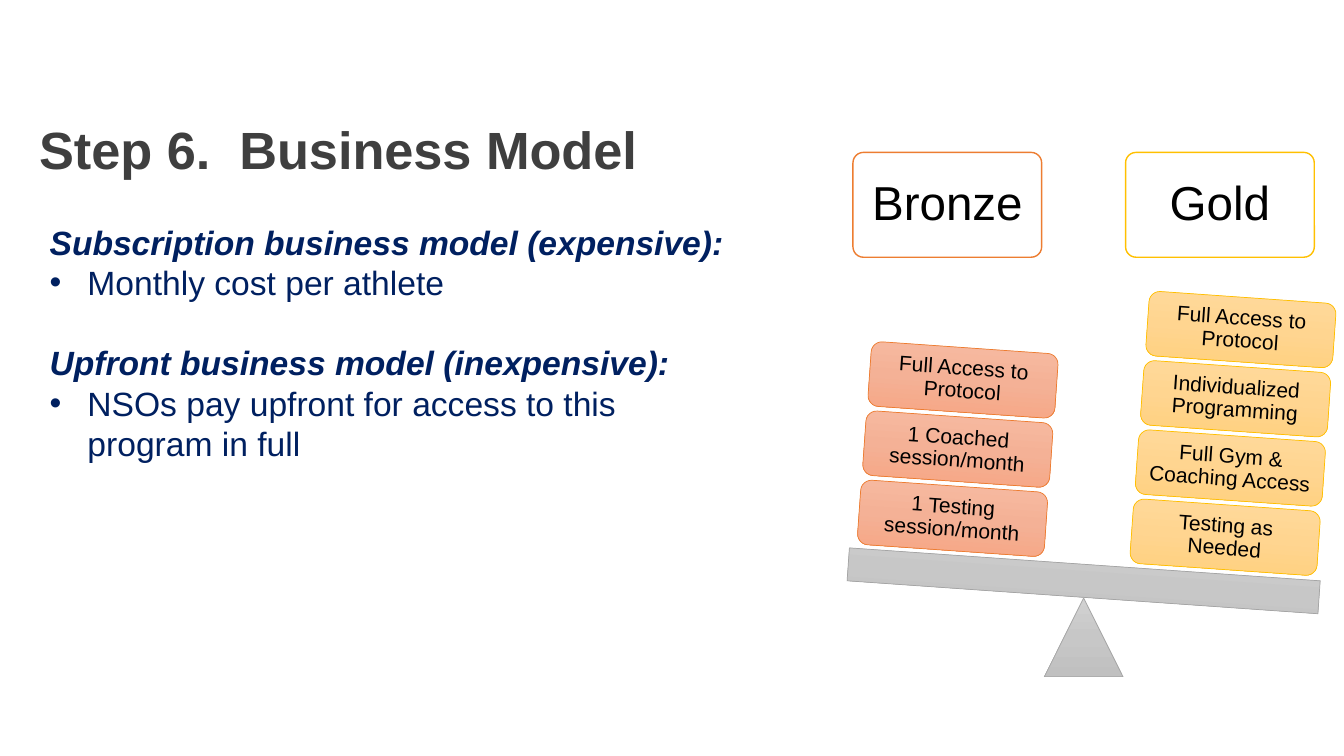
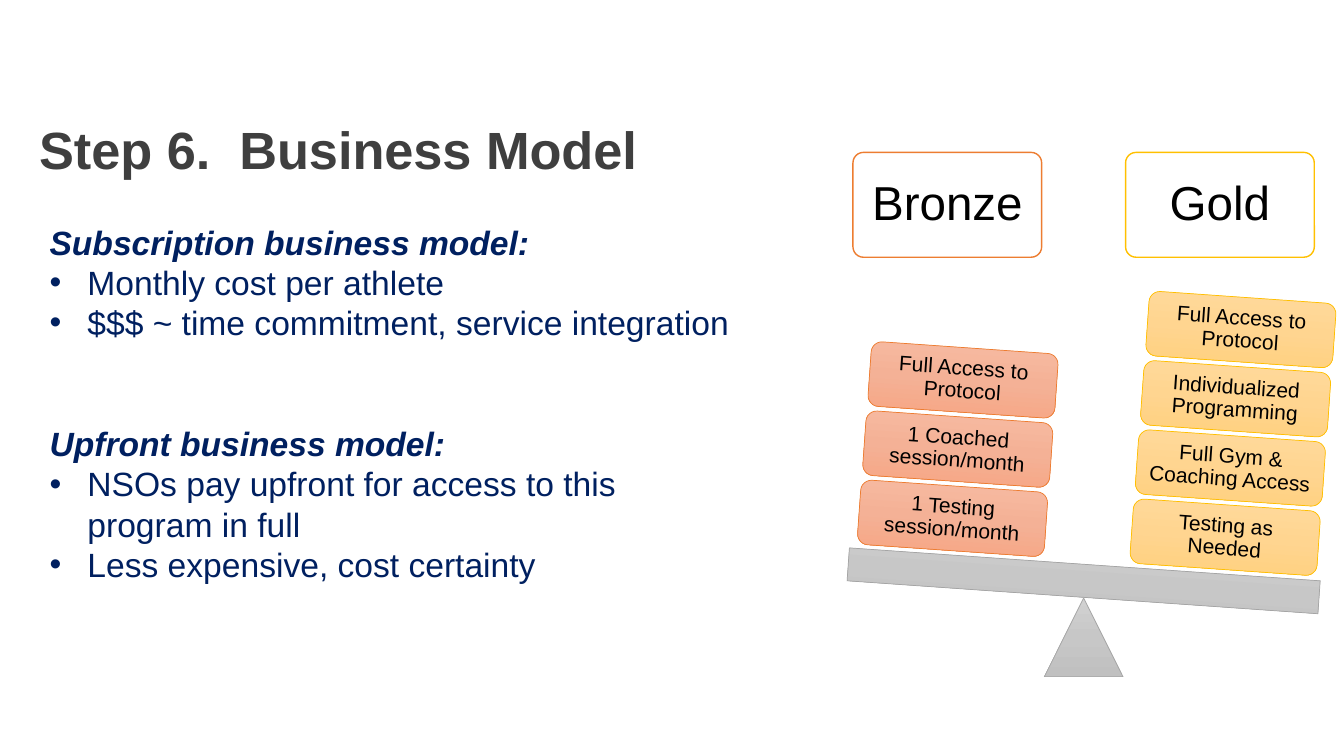
Before and after one commit to AKates717/CSI-Pacific-RTP, a slide deck: slide 7 of RTP Resources/RTP_Project_Pitch.pptx. Drawn at 1344x756 pixels with LibreOffice and Linux fonts; fonts in the diff are those of the drawing; background and template pictures are left out. Boxes give left, top, right and bottom in pixels: in the first picture for what was removed or moved away, otherwise in the second. Text is boxed around its words. In the diff, an @@ line names an element or a change of style, - is before the commit and + after.

```diff
--- a/RTP Resources/RTP_Project_Pitch.pptx
+++ b/RTP Resources/RTP_Project_Pitch.pptx
@@ text at <box>50,230,529,262</box>: text changed @@
-Subscription business model (expensive):
+Subscription business model:
@@ text at <box>50,310,729,463</box>: text changed; bold off; italic off @@
-Upfront business model (inexpensive):
+• $$$ ~ time commitment, service integration
+Upfront business model:
@@ text at <box>87,552,536,584</box>: paragraph added @@
+• Less expensive, cost certainty
```
Also in this commit, not shown: 16 other files.
